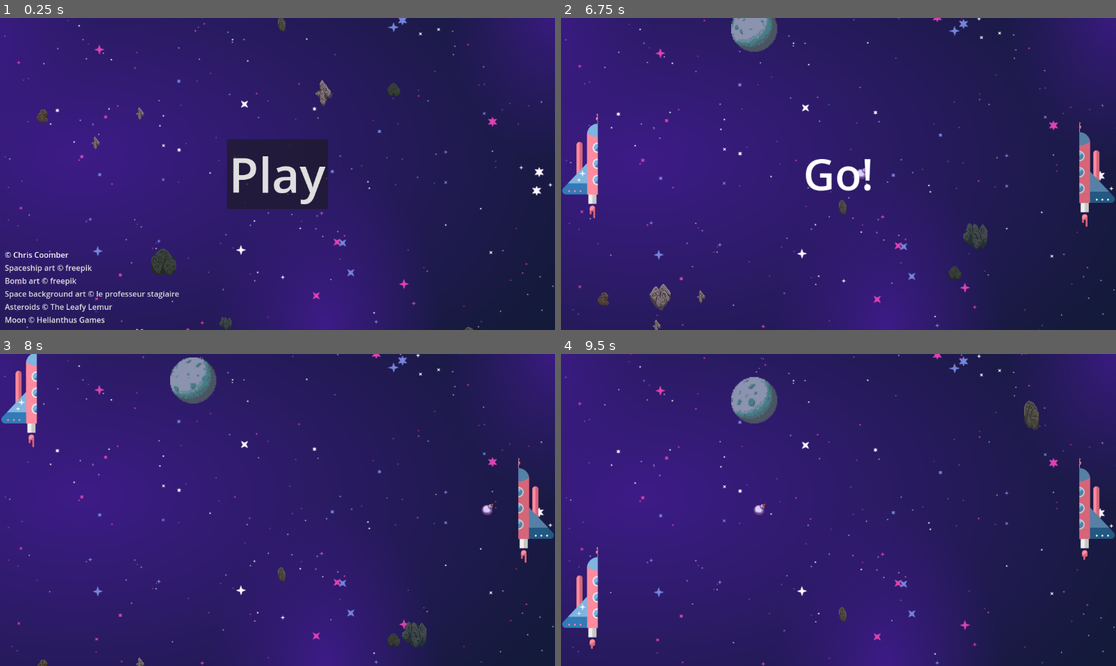
Above: before the commit, frames 1-4 (two rows, left to right).
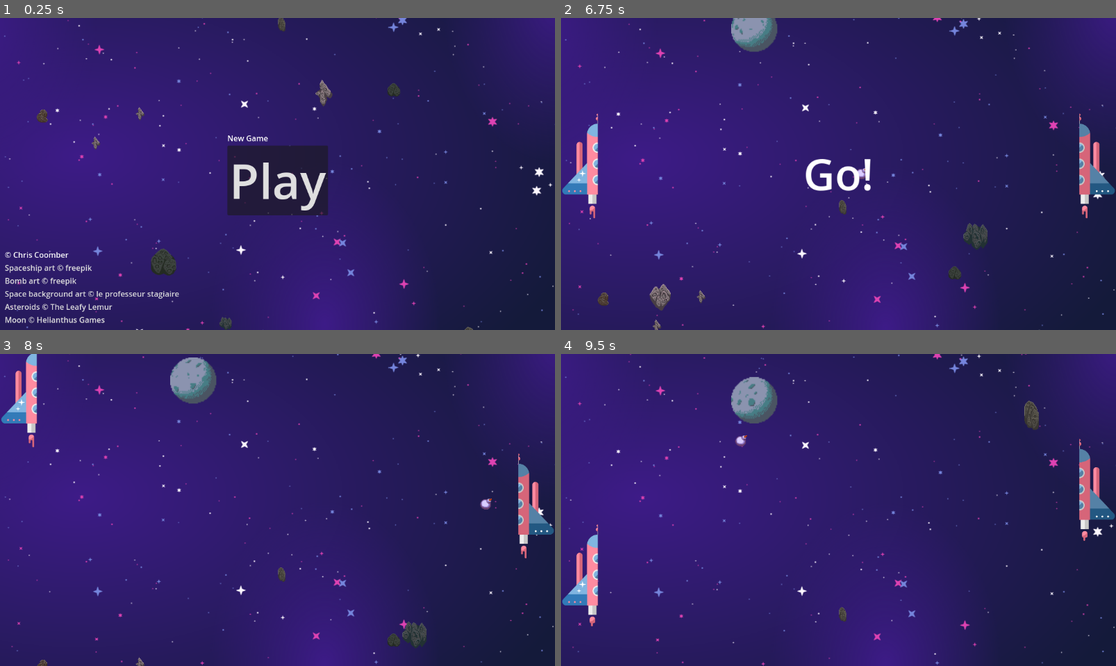
Above: after the commit, the same moments.

Repository: chriscoomber/space-pong
Game: Godot game, scene res://main.tscn
Same seed, same stepped clock (60 frames per second), same inputs: the game is played once before the commit and once after it.
Inputs:
- Up to frame 1 (0.25 s): no input
- Up to frame 2 (6.75 s): click "Play" at 0.5 s; hold Space (thrust) 1.28-2.03 s; hold Space (thrust) 2.78-4.28 s; hold Space (thrust) from 6.53 s (still down)
- Up to frame 3 (8 s): keep holding Space (thrust)
- Up to frame 4 (9.5 s): release Space (thrust) at 8.78 s

The runs differ from the first frame. In frame 1, 1.7% of the frame differs, in the area x 40-60%, y 37-64%; in frame 2, 0.7%; in frame 3, 0.6%; in frame 4, 2.2%, in the area x 0-100%, y 26-95%.

Commit message:
Add opponent AI and explosions and retry logic

Diff:
--- a/Ball.gd
+++ b/Ball.gd
@@ -1,19 +1,44 @@
 extends CharacterBody2D
 
+signal ball_collided_with_player(position: Vector2, velocity: Vector2)
+
+@export var explode_particle: PackedScene
+
+@export var autostart: bool = false
 var _started: bool = false
 
 const INITIAL_BALL_SPEED: float = 400.0
 const BALL_HEIGHT: int = 0
 const SCREEN_HEIGHT: int = 648
 
+func _ready():
+	if (autostart):
+		start()
+		await get_tree().create_timer(0.5).timeout
+		explode()
+
 func start():
 	_started = true
+	$Sprite2D.show()
+	$UpperClone.show()
+	$LowerClone.show()
 	position = Vector2.ZERO
 	velocity = Vector2(INITIAL_BALL_SPEED, 0)
 
+func explode():
+	var particle = explode_particle.instantiate()
+	$Sprite2D.hide()
+	$UpperClone.hide()
+	$LowerClone.hide()
+	add_child(particle)
+	particle.emitting = true
+	await particle.finished
+	remove_child(particle)
+	particle.queue_free()
+
 func _physics_process(delta):
 	if (not _started):
-		return
+		return;
 
 	# Wrap at the top and bottom
 	if (position.y > SCREEN_HEIGHT/2-BALL_HEIGHT):
@@ -24,9 +49,14 @@
 	var collision = move_and_collide(velocity * delta)
 	if collision:
 		var normal = collision.get_normal()
+		var position = collision.get_position()
 		var collider = collision.get_collider()
 
 		var speed: float = collider.speed if "speed" in collider else 0.0
 
 		velocity = velocity.bounce(collision.get_normal())
 		velocity = velocity + Vector2(0.0, speed * 0.75) + absf(speed) * 0.2 * normal
+
+		if position.x < 576:
+			print("ball hit player paddle")
+			emit_signal("ball_collided_with_player", position, velocity)
--- a/ball.tscn
+++ b/ball.tscn
@@ -1,6 +1,7 @@
-[gd_scene load_steps=4 format=3 uid="uid://cjevmt16acte2"]
+[gd_scene load_steps=5 format=3 uid="uid://cjevmt16acte2"]
 
 [ext_resource type="Script" path="res://Ball.gd" id="1_pw0lj"]
+[ext_resource type="PackedScene" uid="uid://woiyfkw3dtp2" path="res://explosion_particle.tscn" id="2_8sti5"]
 [ext_resource type="Texture2D" uid="uid://yijv8q51raub" path="res://images/bomb.png" id="2_hrcrs"]
 
 [sub_resource type="CircleShape2D" id="CircleShape2D_oujn7"]
@@ -11,6 +12,8 @@
 collision_mask = 3
 motion_mode = 1
 script = ExtResource("1_pw0lj")
+explode_particle = ExtResource("2_8sti5")
+autostart = true
 
 [node name="Sprite2D" type="Sprite2D" parent="."]
 texture = ExtResource("2_hrcrs")
--- /dev/null
+++ b/explosion_particle.tscn
@@ -0,0 +1,37 @@
+[gd_scene load_steps=6 format=3 uid="uid://woiyfkw3dtp2"]
+
+[sub_resource type="Gradient" id="Gradient_a8rcx"]
+offsets = PackedFloat32Array(0.52459, 1)
+colors = PackedColorArray(1, 0.219608, 1, 1, 1, 1, 1, 0)
+
+[sub_resource type="GradientTexture1D" id="GradientTexture1D_extdk"]
+gradient = SubResource("Gradient_a8rcx")
+
+[sub_resource type="Curve" id="Curve_12lig"]
+_data = [Vector2(0, 1), 0.0, 0.0, 0, 0, Vector2(1, 0), 0.0, 0.0, 0, 0]
+point_count = 2
+
+[sub_resource type="CurveTexture" id="CurveTexture_qosnv"]
+curve = SubResource("Curve_12lig")
+
+[sub_resource type="ParticleProcessMaterial" id="ParticleProcessMaterial_v1btn"]
+lifetime_randomness = 0.5
+particle_flag_disable_z = true
+direction = Vector3(0, 0, 0)
+spread = 180.0
+initial_velocity_min = 300.0
+initial_velocity_max = 600.0
+gravity = Vector3(0, 1000, 0)
+scale_min = 20.0
+scale_max = 20.0
+scale_curve = SubResource("CurveTexture_qosnv")
+color_ramp = SubResource("GradientTexture1D_extdk")
+
+[node name="ExplosionParticle" type="GPUParticles2D"]
+emitting = false
+amount = 50
+process_material = SubResource("ParticleProcessMaterial_v1btn")
+lifetime = 2.0
+one_shot = true
+explosiveness = 1.0
+visibility_rect = Rect2(-1000, -1000, 2000, 2000)
--- a/game.gd
+++ b/game.gd
@@ -1,14 +1,25 @@
 extends Node2D
 
+signal win
+signal lose
+
 @export var autostart: bool = false
-var player_speed: float = 0.0
-var opponent_speed: float = 0.0
-var ball_velocity: Vector2
 
 func start():
+	$Player.health = 3
+	$Opponent.health = 3
 	$Player.start()
 	$Opponent.start()
+	_new_round()
+
+func _new_round():
+	ParallaxConstants.reference_frame_speed = 100.0
 	$Ball.start()
+	$Opponent.targetY = 0.0
+
+func stop():
+	$Player.stop()
+	$Opponent.stop()
 
 # Called when the node enters the scene tree for the first time.
 func _ready():
@@ -21,10 +32,20 @@
 func _physics_process(delta):
 	ParallaxConstants.reference_frame_speed += delta * ParallaxConstants.REFERENCE_FRAME_ACCELERATION
 
-func _on_you_lose_body_entered(body):
-	print('You lose')
-	start()
+func _on_you_lose_body_entered(_body):
+	$Player.health -= 1
+	$Ball.explode()
+	await get_tree().create_timer(2).timeout
+	if $Player.health == 0:
+		emit_signal("lose")
+	else:
+		_new_round()
 
-func _on_you_win_body_entered(body):
-	print('You win')
-	start()
+func _on_you_win_body_entered(_body):
+	$Opponent.health -= 1
+	$Ball.explode()
+	await get_tree().create_timer(2).timeout
+	if $Opponent.health == 0:
+		emit_signal("win")
+	else:
+		_new_round()
--- a/game.tscn
+++ b/game.tscn
@@ -6,7 +6,7 @@
 [ext_resource type="PackedScene" uid="uid://clrm2ncn8mtvk" path="res://opponent.tscn" id="4_gs1p3"]
 
 [sub_resource type="RectangleShape2D" id="RectangleShape2D_vljxf"]
-size = Vector2(100, 800)
+size = Vector2(139, 800)
 
 [node name="Game" type="Node2D"]
 position = Vector2(576, 324)
@@ -18,7 +18,7 @@
 [node name="Opponent" parent="." instance=ExtResource("4_gs1p3")]
 
 [node name="Ball" parent="." instance=ExtResource("4_a26cu")]
-unique_name_in_owner = true
+autostart = false
 
 [node name="YouLose" type="Area2D" parent="."]
 position = Vector2(-500, 0)
@@ -26,7 +26,7 @@
 collision_mask = 2
 
 [node name="CollisionShape2D" type="CollisionShape2D" parent="YouLose"]
-position = Vector2(-126, 0)
+position = Vector2(-106.5, 0)
 shape = SubResource("RectangleShape2D_vljxf")
 
 [node name="YouWin" type="Area2D" parent="."]
@@ -35,8 +35,9 @@
 collision_mask = 2
 
 [node name="CollisionShape2D" type="CollisionShape2D" parent="YouWin"]
-position = Vector2(126, -4)
+position = Vector2(106, -4)
 shape = SubResource("RectangleShape2D_vljxf")
 
+[connection signal="ball_collided_with_player" from="Ball" to="Opponent" method="_on_ball_ball_collided_with_player"]
 [connection signal="body_entered" from="YouLose" to="." method="_on_you_lose_body_entered"]
 [connection signal="body_entered" from="YouWin" to="." method="_on_you_win_body_entered"]
--- a/global_constants.gd
+++ b/global_constants.gd
@@ -1,5 +1,6 @@
 extends Node
 
-const ACCELERATION: float = -3000.0
+const MAX_ACCELERATION: float = -3000.0
+const GRAVITY: float = 2000.0
 const MAX_SPEED: float = 750.0
 const MAX_Y: float = 240.0
--- a/main.gd
+++ b/main.gd
@@ -2,6 +2,7 @@
 
 # Called when the node enters the scene tree for the first time.
 func _ready():
+	ParallaxConstants.reference_frame_speed = 100.0
 	$Game.hide()
 
 # Called every frame. 'delta' is the elapsed time since the previous frame.
@@ -21,4 +22,15 @@
 	$SpaceshipAnimation.hide()
 	$Game.show()
 	$Game.start()
-	ParallaxConstants.reference_frame_speed = 100.0
+
+func _on_game_lose():
+	$Game.stop()
+	$Game.hide()
+	$UI.last_game_was_won = false
+	$UI.state = $UI.State.PLAY_RETRY
+
+func _on_game_win():
+	$Game.stop()
+	$Game.hide()
+	$UI.last_game_was_won = true
+	$UI.state = $UI.State.PLAY_RETRY
--- a/main.tscn
+++ b/main.tscn
@@ -18,5 +18,7 @@
 
 [node name="UI" parent="." instance=ExtResource("4_mg0tg")]
 
+[connection signal="lose" from="Game" to="." method="_on_game_lose"]
+[connection signal="win" from="Game" to="." method="_on_game_win"]
 [connection signal="countdown_finished" from="UI" to="." method="_on_ui_countdown_finished"]
 [connection signal="play_clicked" from="UI" to="." method="_on_ui_play_clicked"]
--- a/opponent.gd
+++ b/opponent.gd
@@ -1,10 +1,41 @@
 extends AnimatableBody2D
 
+const PADDLE_SEPARATION = 1000
+const THINKING_TIME: float = 0.15
+const INACCURACY: float = 0.2
+
 var _started: bool = false
+var targetY: float = 0.0
+var speed: float = 0.0
+var thrust: bool = false
+var thinking: bool = false
+
+var health: int = 3:
+	get:
+		return health
+	set(new_health):
+		health = new_health
+		if (new_health < 3):
+			$TopWound.show()
+		else:
+			$TopWound.hide()
+		if (new_health < 2):
+			$MiddleWound.show()
+		else:
+			$MiddleWound.hide()
+		if (new_health < 1):
+			$BottomWound.show()
+		else:
+			$BottomWound.hide()
 
 func start():
 	_started = true
 	position.y = 0.0
+
+
+func stop():
+	position.y = 0.0
+	_started = false
 
 # Called when the node enters the scene tree for the first time.
 func _ready():
@@ -14,4 +45,46 @@
 	if (not _started):
 		return
 
-	position.y = %Ball.position.y
+	if (is_equal_approx(position.y, GlobalConstants.MAX_Y) or is_equal_approx(position.y, -GlobalConstants.MAX_Y)):
+		speed = 0
+
+	if not thinking:
+		thinking = true
+		get_tree().create_timer(randf() * THINKING_TIME).timeout.connect(func(): thinking = false)
+		# Can calculate whether to thrust or not
+		if speed < 0:
+			# Going up. Where will I reach speed 0?
+			var stationaryY = position.y - 0.5 * speed ** 2 / GlobalConstants.GRAVITY
+
+			if (stationaryY < targetY):
+				# Just freefall
+				thrust = false
+			else:
+				thrust = true
+
+		else:
+			# Going down. Where will I reach speed 0?
+			var stationaryY = position.y - 0.5 * speed ** 2 / GlobalConstants.MAX_ACCELERATION
+
+			if (stationaryY < targetY):
+				# Just freefall
+				thrust = false
+			else:
+				thrust = true
+
+	if thrust:
+		# Accelerate up
+		speed = clampf(speed + delta * GlobalConstants.MAX_ACCELERATION, -GlobalConstants.MAX_SPEED, GlobalConstants.MAX_SPEED)
+	else:
+		# Let gravity decellerate
+		speed = clampf(speed + delta * GlobalConstants.GRAVITY, -GlobalConstants.MAX_SPEED, GlobalConstants.MAX_SPEED)
+
+	position.y = clampf(position.y + delta * speed, -GlobalConstants.MAX_Y, GlobalConstants.MAX_Y)
+
+
+func _on_ball_ball_collided_with_player(pos: Vector2, vel: Vector2):
+	# Calculate where ball should end up
+	targetY = pos.y + vel.y / vel.x * PADDLE_SEPARATION - 324
+	targetY += randf() * INACCURACY * vel.y # some inaccuracy
+	print(INACCURACY * vel.y)
+	targetY = wrapf(targetY, -324, 324)
--- a/opponent.tscn
+++ b/opponent.tscn
@@ -1,7 +1,8 @@
-[gd_scene load_steps=8 format=3 uid="uid://clrm2ncn8mtvk"]
+[gd_scene load_steps=9 format=3 uid="uid://clrm2ncn8mtvk"]
 
 [ext_resource type="Texture2D" uid="uid://bucv1lg2hrox" path="res://images/spaceship_animation/spaceship_right.png" id="1_qdvj3"]
 [ext_resource type="Script" path="res://opponent.gd" id="1_vaovq"]
+[ext_resource type="Texture2D" uid="uid://c3iqml3krml3g" path="res://images/spaceship_animation/wounded_right.png" id="3_k74cl"]
 
 [sub_resource type="RectangleShape2D" id="RectangleShape2D_td2oh"]
 size = Vector2(216, 93.75)
@@ -49,3 +50,18 @@
 scale = Vector2(0.5, 0.5)
 sprite_frames = SubResource("SpriteFrames_0uhvi")
 autoplay = "default"
+
+[node name="TopWound" type="Sprite2D" parent="."]
+position = Vector2(5.5, -37)
+scale = Vector2(0.5, 0.5)
+texture = ExtResource("3_k74cl")
+
+[node name="MiddleWound" type="Sprite2D" parent="."]
+position = Vector2(5.5, -3.5)
+scale = Vector2(0.5, 0.5)
+texture = ExtResource("3_k74cl")
+
+[node name="BottomWound" type="Sprite2D" parent="."]
+position = Vector2(5.5, 30)
+scale = Vector2(0.5, 0.5)
+texture = ExtResource("3_k74cl")
--- a/player.gd
+++ b/player.gd
@@ -2,11 +2,36 @@
 
 var speed: float = 0.0
 
+var health: int = 3:
+	get:
+		return health
+	set(new_health):
+		health = new_health
+		if (new_health < 3):
+			$TopWound.show()
+		else:
+			$TopWound.hide()
+		if (new_health < 2):
+			$MiddleWound.show()
+		else:
+			$MiddleWound.hide()
+		if (new_health < 1):
+			$BottomWound.show()
+		else:
+			$BottomWound.hide()
+
 var _started: bool = false
 
 func start():
+	print('player start')
 	_started = true
 	position.y = 0.0
+	speed = 0.0
+
+func stop():
+	position.y = 0.0
+	speed = 0.0
+	_started = false
 
 func _physics_process(delta):
 	if (not _started):
@@ -16,8 +41,8 @@
 		speed = 0
 
 	if Input.is_action_pressed("thrust"):
-		speed = clampf(speed + delta * GlobalConstants.ACCELERATION, -GlobalConstants.MAX_SPEED, GlobalConstants.MAX_SPEED)
+		speed = clampf(speed + delta * GlobalConstants.MAX_ACCELERATION, -GlobalConstants.MAX_SPEED, GlobalConstants.MAX_SPEED)
 	else:
-		speed = clampf(speed + delta * -GlobalConstants.ACCELERATION, -GlobalConstants.MAX_SPEED, GlobalConstants.MAX_SPEED)
+		speed = clampf(speed + delta * GlobalConstants.GRAVITY, -GlobalConstants.MAX_SPEED, GlobalConstants.MAX_SPEED)
 
 	position.y = clampf(position.y + delta * speed, -GlobalConstants.MAX_Y, GlobalConstants.MAX_Y)
--- a/player.tscn
+++ b/player.tscn
@@ -1,7 +1,8 @@
-[gd_scene load_steps=8 format=3 uid="uid://b0jkycw0qdsja"]
+[gd_scene load_steps=9 format=3 uid="uid://b0jkycw0qdsja"]
 
 [ext_resource type="Texture2D" uid="uid://w2swwqx3uvdp" path="res://images/spaceship_animation/spaceship_left.png" id="1_go5hm"]
 [ext_resource type="Script" path="res://player.gd" id="1_r571m"]
+[ext_resource type="Texture2D" uid="uid://btbs0b0q1k1y0" path="res://images/spaceship_animation/wounded_left.png" id="3_agpnv"]
 
 [sub_resource type="RectangleShape2D" id="RectangleShape2D_td2oh"]
 size = Vector2(216, 93.75)
@@ -49,3 +50,18 @@
 scale = Vector2(0.5, 0.5)
 sprite_frames = SubResource("SpriteFrames_xcpdc")
 autoplay = "default"
+
+[node name="TopWound" type="Sprite2D" parent="."]
+position = Vector2(-5.5, -37)
+scale = Vector2(0.5, 0.5)
+texture = ExtResource("3_agpnv")
+
+[node name="MiddleWound" type="Sprite2D" parent="."]
+position = Vector2(-5.5, -3.5)
+scale = Vector2(0.5, 0.5)
+texture = ExtResource("3_agpnv")
+
+[node name="BottomWound" type="Sprite2D" parent="."]
+position = Vector2(-5.5, 30)
+scale = Vector2(0.5, 0.5)
+texture = ExtResource("3_agpnv")
--- a/ui.gd
+++ b/ui.gd
@@ -4,6 +4,7 @@
 signal countdown_finished
 
 var have_hidden_controls: bool = false
+var last_game_was_won: bool = false
 
 @export var state: State = State.HIDDEN:
 	get:
@@ -11,18 +12,23 @@
 	set(newstate):
 		state = newstate
 
-		$PlayButton.hide()
-		$PlayAgainButton.hide()
+		$Middle/InfoLabel.hide()
+		$Middle/PlayButton.hide()
+		$Middle/PlayAgainButton.hide()
 		$Attributions.hide()
 		$Countdown.hide()
 		$Controls.hide()
 
 		match newstate:
 			State.PLAY_INITIAL:
-				$PlayButton.show()
+				$Middle/InfoLabel.show()
+				$Middle/InfoLabel.text = "New Game"
+				$Middle/PlayButton.show()
 				$Attributions.show()
 			State.PLAY_RETRY:
-				$PlayAgainButton.show()
+				$Middle/InfoLabel.show()
+				$Middle/InfoLabel.text = "You won!" if last_game_was_won else "You lose!"
+				$Middle/PlayAgainButton.show()
 			State.HIDDEN:
 				pass
 			State.COUNTDOWN:
@@ -41,9 +47,7 @@
 		have_hidden_controls = true
 		$Controls.hide()
 
-
 func _on_play_button_pressed():
-	$PlayButton.hide()
 	emit_signal("play_clicked")
 
 func _on_countdown_go():
--- a/ui.tscn
+++ b/ui.tscn
@@ -14,39 +14,33 @@
 size_flags_vertical = 3
 script = ExtResource("1_pys2d")
 
-[node name="PlayButton" type="Button" parent="."]
-visible = false
+[node name="Middle" type="VBoxContainer" parent="."]
 layout_mode = 1
 anchors_preset = 8
 anchor_left = 0.5
 anchor_top = 0.5
 anchor_right = 0.5
 anchor_bottom = 0.5
-offset_left = -105.0
-offset_top = -72.5
-offset_right = 105.0
-offset_bottom = 72.5
+offset_left = -42.5
+offset_top = -20.0
+offset_right = 42.5
+offset_bottom = 20.0
 grow_horizontal = 2
 grow_vertical = 2
+
+[node name="InfoLabel" type="Label" parent="Middle"]
+layout_mode = 2
+text = "New Game"
+
+[node name="PlayAgainButton" type="Button" parent="Middle"]
+layout_mode = 2
+theme_override_font_sizes/font_size = 100
+text = "Play again"
+
+[node name="PlayButton" type="Button" parent="Middle"]
+layout_mode = 2
 theme_override_font_sizes/font_size = 100
 text = "Play"
-
-[node name="PlayAgainButton" type="Button" parent="."]
-visible = false
-layout_mode = 1
-anchors_preset = 8
-anchor_left = 0.5
-anchor_top = 0.5
-anchor_right = 0.5
-anchor_bottom = 0.5
-offset_left = -105.0
-offset_top = -72.5
-offset_right = 105.0
-offset_bottom = 72.5
-grow_horizontal = 2
-grow_vertical = 2
-theme_override_font_sizes/font_size = 100
-text = "Play again"
 
 [node name="Attributions" type="MarginContainer" parent="."]
 layout_mode = 1
@@ -116,6 +110,6 @@
 theme_override_font_sizes/font_size = 30
 text = "Press [Space] to accelerate!"
 
-[connection signal="pressed" from="PlayButton" to="." method="_on_play_button_pressed"]
-[connection signal="pressed" from="PlayAgainButton" to="." method="_on_play_button_pressed"]
+[connection signal="pressed" from="Middle/PlayAgainButton" to="." method="_on_play_button_pressed"]
+[connection signal="pressed" from="Middle/PlayButton" to="." method="_on_play_button_pressed"]
 [connection signal="go" from="Countdown" to="." method="_on_countdown_go"]
Not shown, changed: export_presets.cfg
Binary file added: images/spaceship_animation/wounded_left.png
Not shown, added: images/spaceship_animation/wounded_left.png.import
Binary file added: images/spaceship_animation/wounded_right.png
Not shown, added: images/spaceship_animation/wounded_right.png.import
Not shown, added: images/spaceship_animation/wounded_left.pxo
Not shown, added: images/spaceship_animation/wounded_right.pxo
